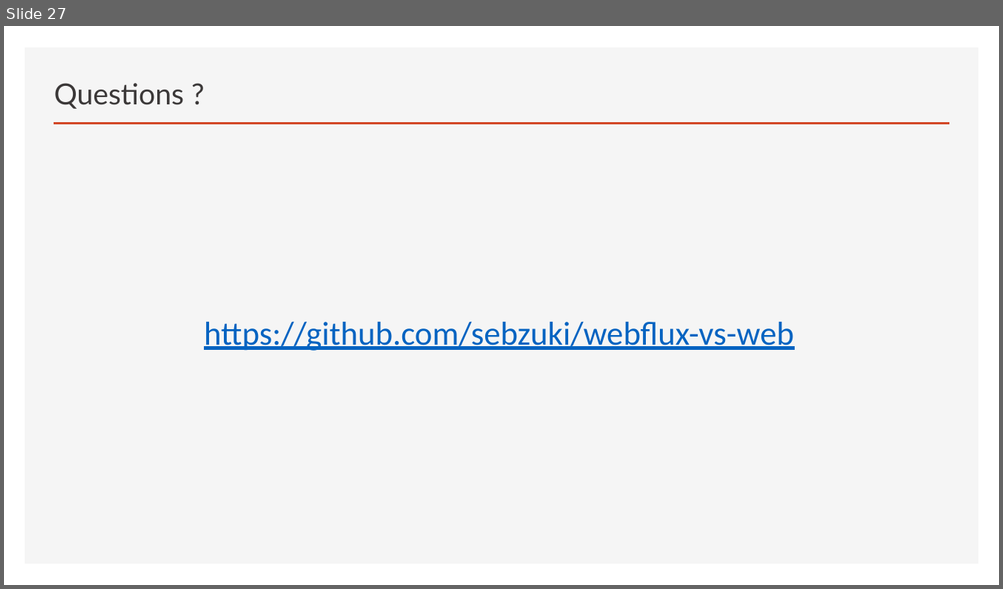
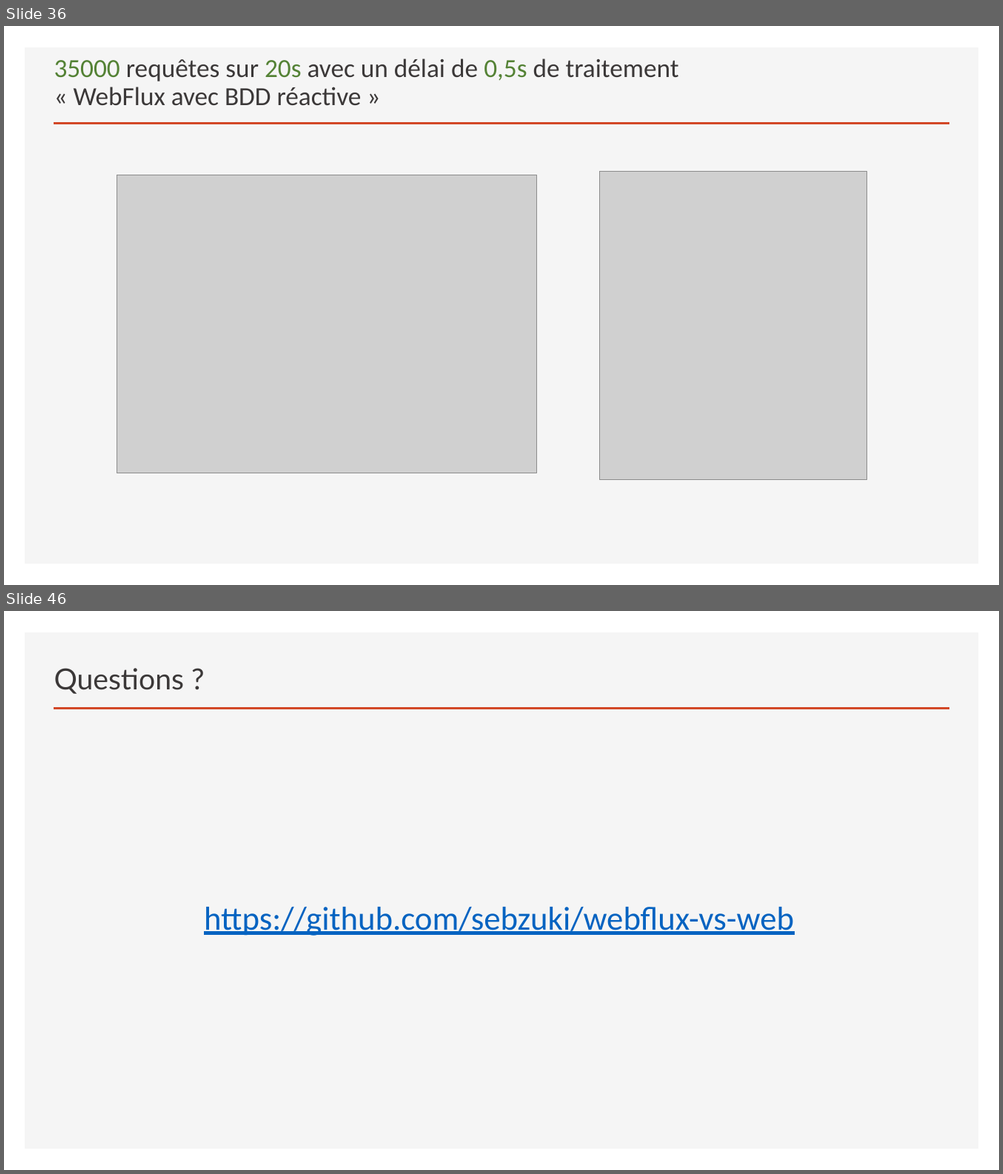
Before and after one commit to sebzuki/webflux-vs-web, a slide deck: REACTIVE.pptx. Shown one above the other, each under a label of ours: slide 27 before the commit, slides 36 and 46 after it; the slides between them are not shown. The pictures are 1003x589 and 1003x1174 pixels, drawn with LibreOffice and Linux fonts; fonts in the diff are those of the drawing; grey boxes stand for pictures. Boxes give left, top, right and bottom in pixels: in the first picture for what was removed or moved away, otherwise in the second. Text is boxed around its words. In the diff, an @@ line names an element or a change of style, - is before the commit and + after.

```diff
--- a/REACTIVE.pptx
+++ b/REACTIVE.pptx
@@ slide 36 added at (4, 26, 999, 585), background #FFFFFF; not listed: 2 template elements that a slide beside it also shows @@
@@ title added at (54, 59, 679, 106), 25.2 pt, text #3B3838 @@
+35000 requêtes sur 20s avec un délai de 0,5s de traitement
+« WebFlux avec BDD réactive »
@@ picture added at (116, 175, 536, 474) @@
@@ picture added at (600, 172, 867, 480) @@
@@ what was slide 27 is now slide 46 @@
```
Also in this commit, not shown: 7 slides changed, 28 other slides added, 10 slides removed, 33 other files.
